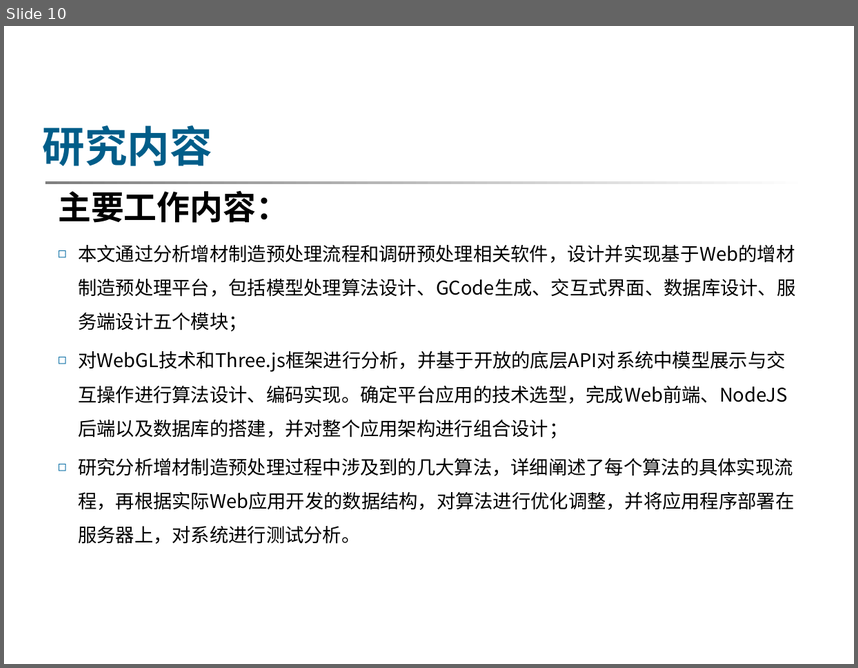
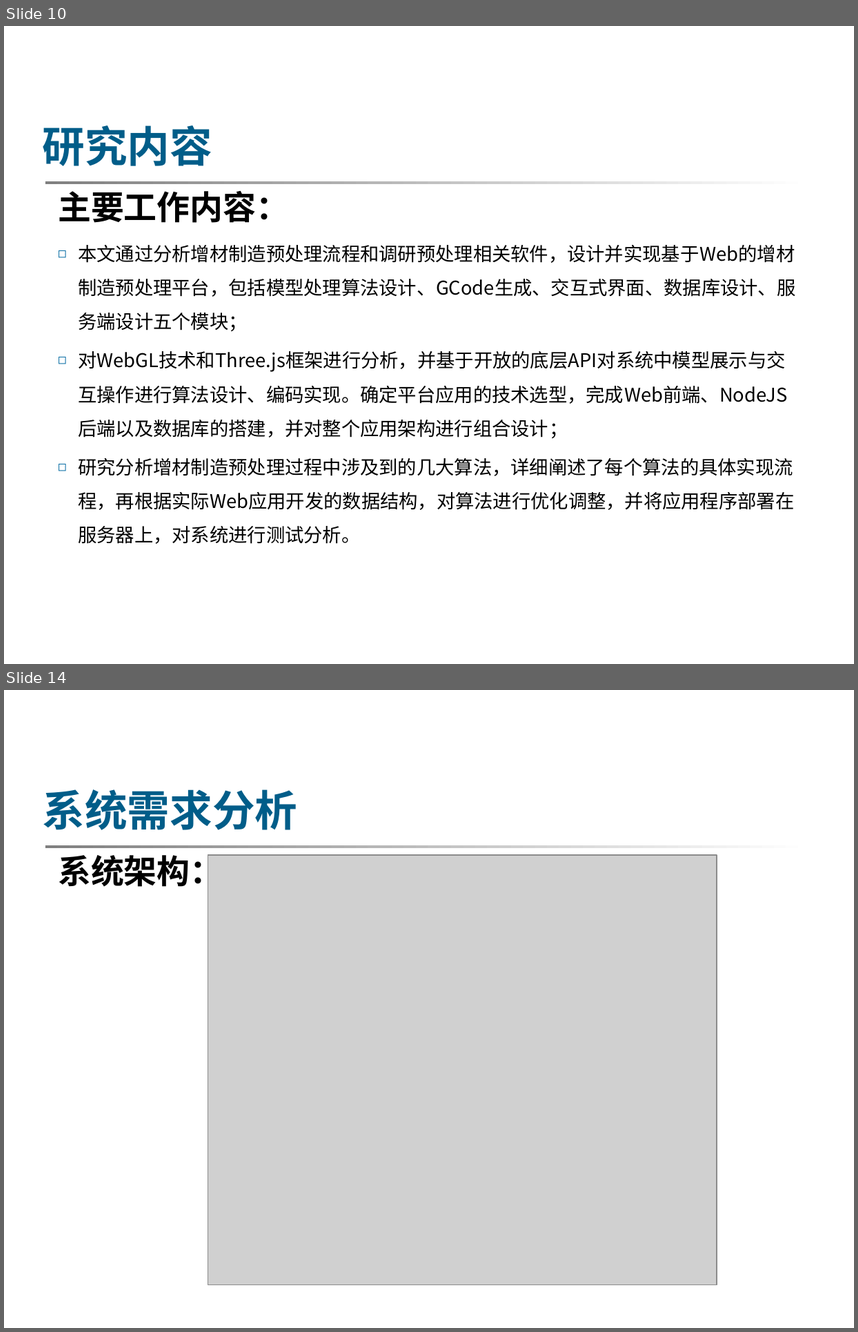
Before and after one commit to WutBottle/2021dissertation, a slide deck: 硕士论文答辩-张鹏.ppt. Shown one above the other, each under a label of ours: slide 10 before the commit, slides 10 and 14 after it; the slides between them are not shown. The pictures are 858x668 and 858x1332 pixels, drawn with LibreOffice and Linux fonts; fonts in the diff are those of the drawing; grey boxes stand for pictures; background and template pictures are left out. Boxes give left, top, right and bottom in pixels: in the first picture for what was removed or moved away, otherwise in the second. Text is boxed around its words. In the diff, an @@ line names an element or a change of style, - is before the commit and + after.

```diff
--- a/硕士论文答辩-张鹏.ppt
+++ b/硕士论文答辩-张鹏.ppt
@@ slide 14 added at bbox=[4, 690, 854, 1328], background picture (left out); not listed: 1 template element that a slide beside it also shows @@
@@ text added at bbox=[43, 789, 298, 830], 36 pt, text #005D89, bold @@
+系统需求分析
@@ text added at bbox=[58, 854, 223, 891], 28 pt, text #000000, bold @@
+系统架构：
@@ picture added at bbox=[208, 855, 716, 1284] @@
```
Also in this commit, not shown: 1 slide changed, 15 other slides added, 2 other files.
